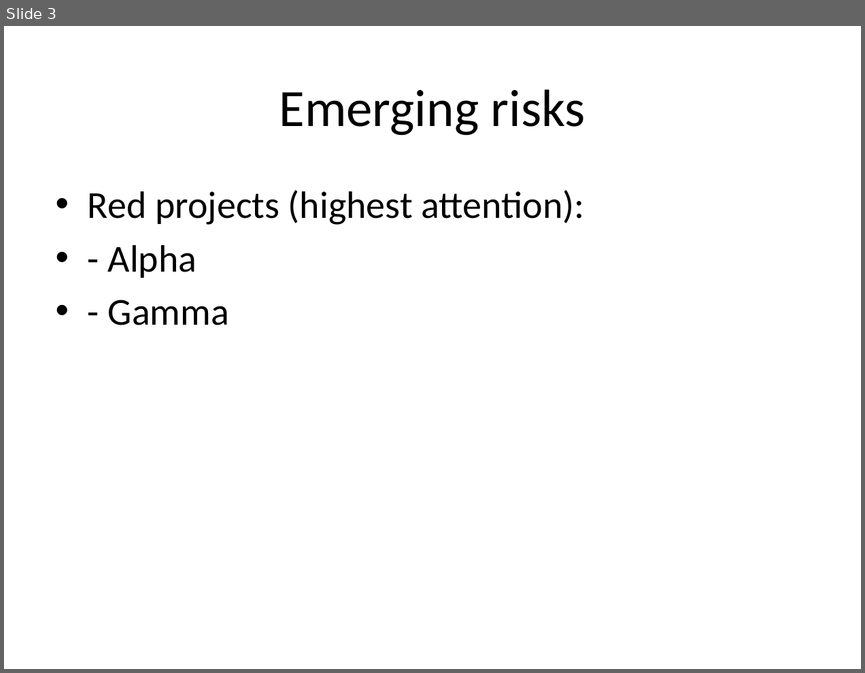
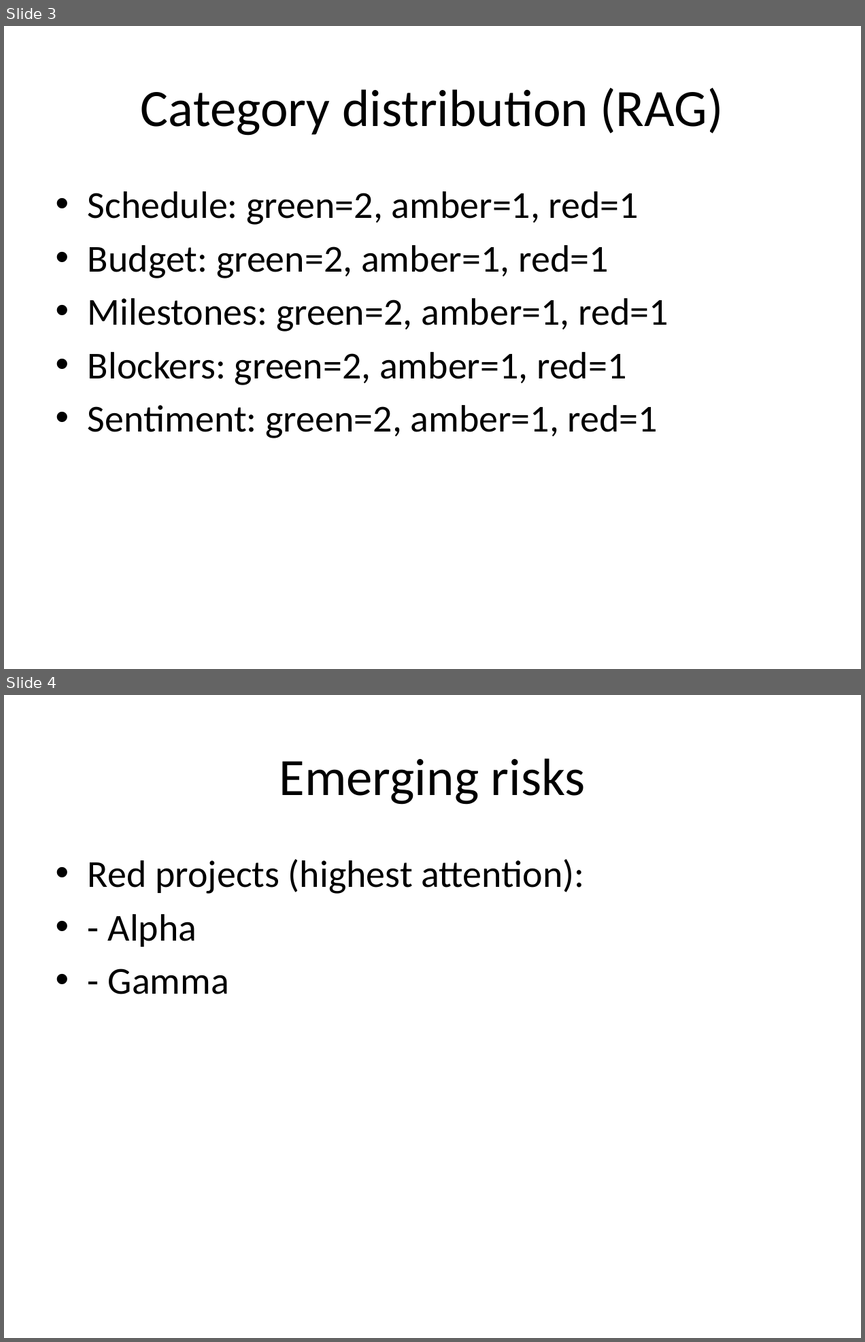
Before and after one commit to thanushree-aiml/Project_Health_Reporting_Agent, a slide deck: reports/monthly_executive_presentation.pptx. Shown one above the other, each under a label of ours: slide 3 before the commit, slides 3 and 4 after it. The pictures are 865x673 and 865x1342 pixels, drawn with LibreOffice and Linux fonts; fonts in the diff are those of the drawing. Boxes give left, top, right and bottom in pixels: in the first picture for what was removed or moved away, otherwise in the second. Text is boxed around its words. In the diff, an @@ line names an element or a change of style, - is before the commit and + after.

```diff
--- a/reports/monthly_executive_presentation.pptx
+++ b/reports/monthly_executive_presentation.pptx
@@ slide 3 added at <box>4,26,861,669</box>, background #FFFFFF @@
@@ title added at <box>141,88,723,135</box>, 44 pt, text #000000 @@
+Category distribution (RAG)
@@ text added at <box>88,191,668,438</box>, 32 pt, text #000000 @@
+• Schedule: green=2, amber=1, red=1
+• Budget: green=2, amber=1, red=1
+• Milestones: green=2, amber=1, red=1
+• Blockers: green=2, amber=1, red=1
+• Sentiment: green=2, amber=1, red=1
@@ what was slide 3 is now slide 4 @@
```
Also in this commit, not shown: 2 slides changed, 17 other files.
